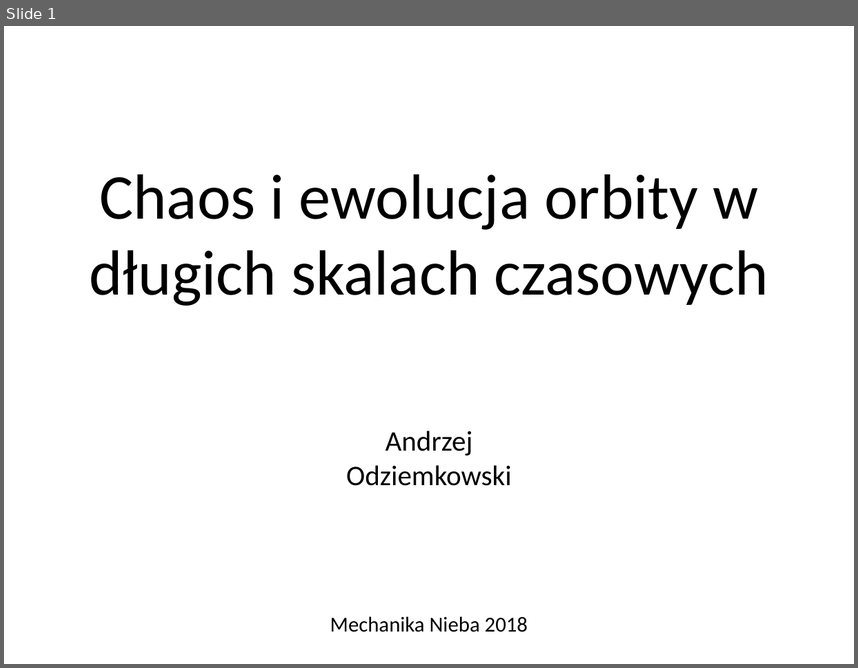
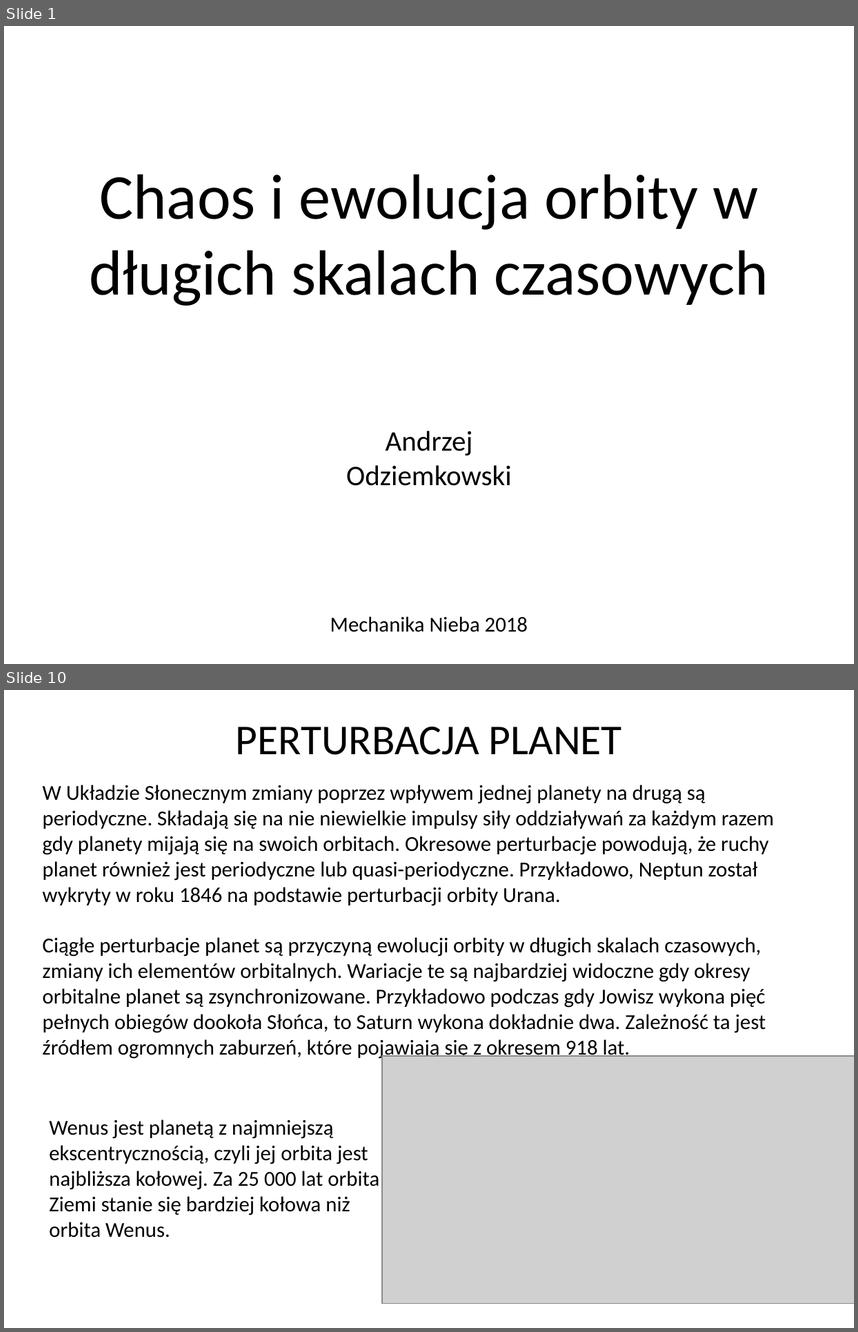
Before and after one commit to odziemkowski/Mechanika_nieba, a slide deck: Chaos i ewolucja orbity w długich skalach czasowych.pptx. Shown one above the other, each under a label of ours: slide 1 before the commit, slides 1 and 10 after it; the slides between them are not shown. The pictures are 858x668 and 858x1332 pixels, drawn with LibreOffice and Linux fonts; fonts in the diff are those of the drawing; grey boxes stand for pictures. Boxes give left, top, right and bottom in pixels: in the first picture for what was removed or moved away, otherwise in the second. Text is boxed around its words. In the diff, an @@ line names an element or a change of style, - is before the commit and + after.

```diff
--- a/Chaos i ewolucja orbity w długich skalach czasowych.pptx
+++ b/Chaos i ewolucja orbity w długich skalach czasowych.pptx
@@ slide 10 added at [4,690,854,1328], background #FFFFFF @@
@@ text added at [236,727,622,755], 36 pt, text #000000 @@
+PERTURBACJA PLANET
@@ text added at [43,785,774,1061], 18 pt, text #000000 @@
+W Układzie Słonecznym zmiany poprzez wpływem jednej planety na drugą są periodyczne. Składają się na nie niewielkie impulsy siły oddziaływań za każdym razem gdy planety mijają się na swoich orbitach. Okresowe perturbacje powodują, że ruchy planet również jest periodyczne lub quasi-periodyczne. Przykładowo, Neptun został wykryty w roku 1846 na podstawie perturbacji orbity Urana.
+Ciągłe perturbacje planet są przyczyną ewolucji orbity w długich skalach czasowych, zmiany ich elementów orbitalnych. Wariacje te są najbardziej widoczne gdy okresy orbitalne planet są zsynchronizowane. Przykładowo podczas gdy Jowisz wykona pięć pełnych obiegów dookoła Słońca, to Saturn wykona dokładnie dwa. Zależność ta jest źródłem ogromnych zaburzeń, które pojawiają się z okresem 918 lat.
@@ picture added at [382,1056,854,1303] @@
@@ text added at [49,1119,379,1237], 18 pt, text #000000 @@
+Wenus jest planetą z najmniejszą ekscentrycznością, czyli jej orbita jest najbliższa kołowej. Za 25 000 lat orbita Ziemi stanie się bardziej kołowa niż orbita Wenus.
```
Also in this commit, not shown: 12 other slides added.
